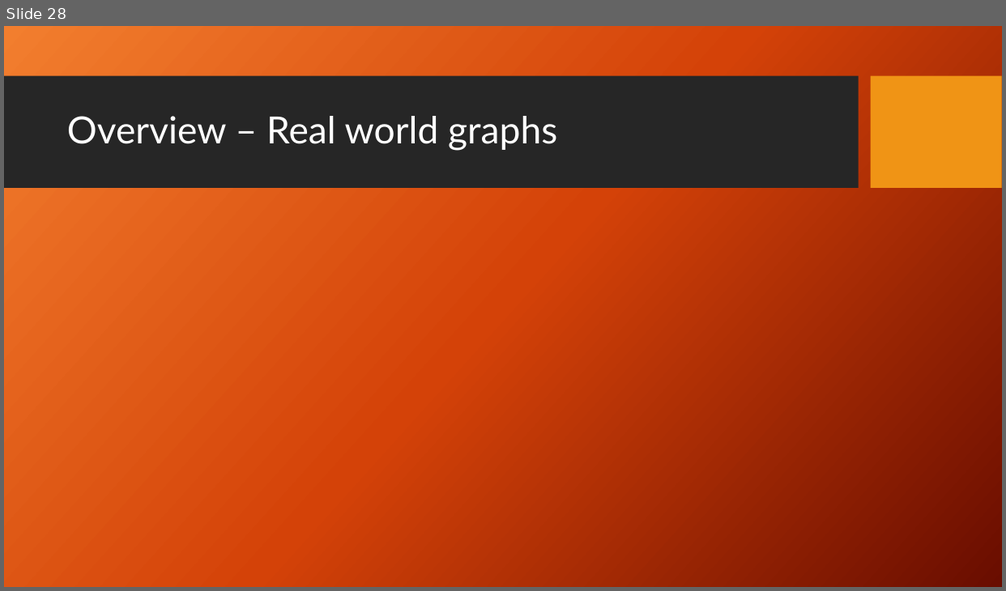
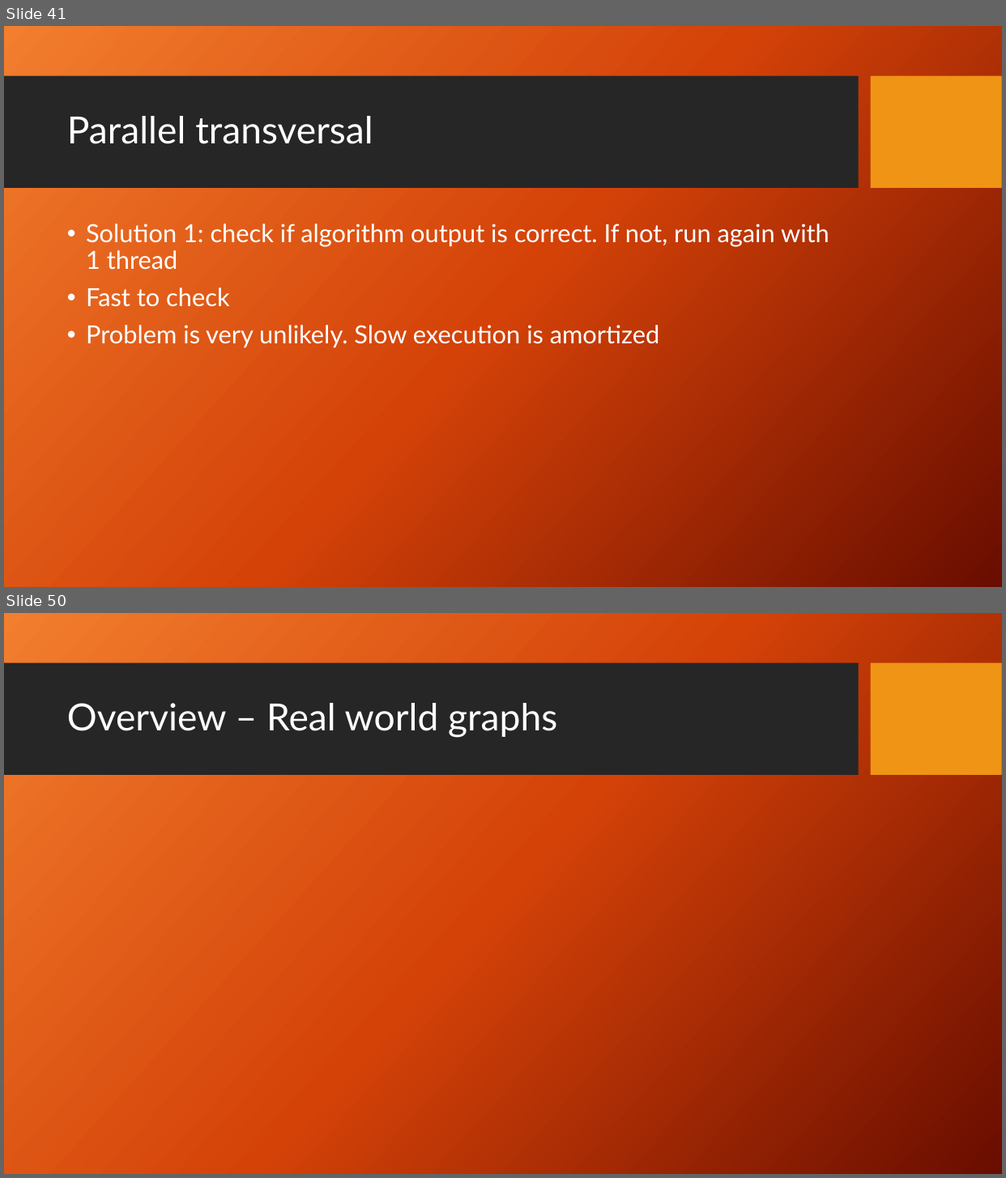
Before and after one commit to Aphlax/Parallelepipeds, a slide deck: FinalPresentation_Parallel Connected Components.pptx. Shown one above the other, each under a label of ours: slide 28 before the commit, slides 41 and 50 after it; the slides between them are not shown. The pictures are 1006x591 and 1006x1178 pixels, drawn with LibreOffice and Linux fonts; fonts in the diff are those of the drawing; background and template pictures are left out. Boxes give left, top, right and bottom in pixels: in the first picture for what was removed or moved away, otherwise in the second. Text is boxed around its words. In the diff, an @@ line names an element or a change of style, - is before the commit and + after.

```diff
--- a/FinalPresentation_Parallel Connected Components.pptx
+++ b/FinalPresentation_Parallel Connected Components.pptx
@@ slide 41 added at (4,26,1002,587), background picture (left out); not listed: 2 template elements that a slide beside it also shows @@
@@ title added at (67,116,373,144), 36 pt, text #FFFFFF @@
+Parallel transversal
@@ text added at (86,224,829,348), 24 pt, text #FFFFFF @@
+• Solution 1: check if algorithm output is correct. If not, run again with 1 thread
+• Fast to check
+• Problem is very unlikely. Slow execution is amortized
@@ what was slide 28 is now slide 50 @@
```
Also in this commit, not shown: 17 slides changed, 24 other slides added, 3 slides removed.
